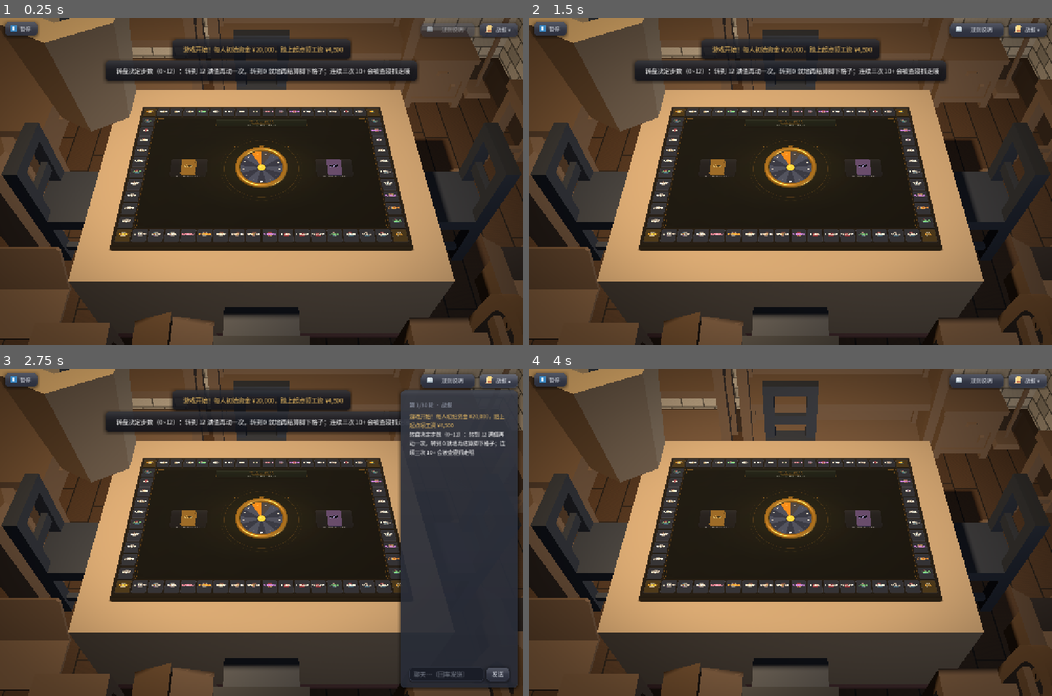
Above: before the commit, frames 1-4 (two rows, left to right).
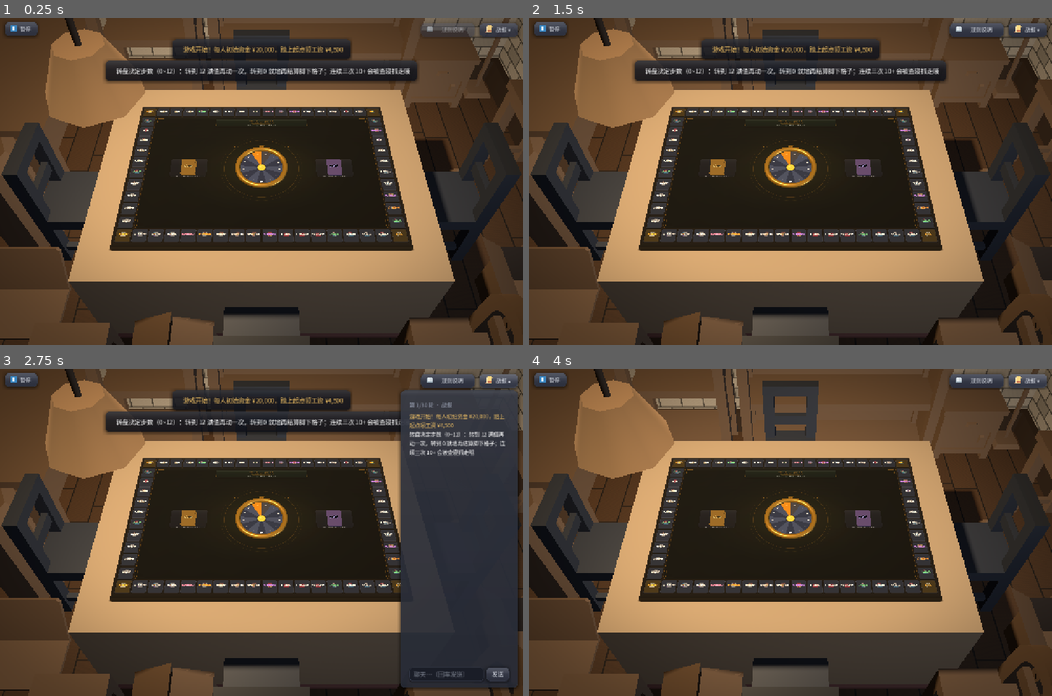
Above: after the commit, the same moments.

Repository: Lousync/dorm-monopoly
Game: Godot game, scene res://scenes/game.tscn
Same seed, same stepped clock (60 frames per second), same inputs: the game is played once before the commit and once after it. This scene is started directly instead of the project's main scene.
Inputs (mouse positions are in pixels of both pictures, inside the frame that each line leads up to):
- Up to frame 1 (0.25 s): no input
- Up to frame 2 (1.5 s): click "暂停" at 0.5 s; click "▶ 继续游戏" at 1.25 s
- Up to frame 3 (2.75 s): click "战报 ▾" at 2 s
- Up to frame 4 (4 s): click (973, 673) at 2.77 s; type "12" at 2.85 s; click "战报 ▴" at 3.5 s

The runs differ from the first frame. In frame 1, 5.0% of the frame differs, in the area x 0-28%, y 0-35%; in frame 2, 5.0%; in frame 3, 5.0%; in frame 4, 5.3%.
Error in both runs: Out of bounds get index '0' (on base: 'Array') (res://scripts/game.gd:2038)

Commit message:
3D 房间三期复核：吊灯改成程序化圆台（罩宽 2.50 + 压到家具那一档 + 自发光）
协调者判图：「两档里那盏吊灯都读成一块过大的奶白色楔形 / 六边形柱，从画面左上角
扎进来」——只修吊灯，其余（砖墙 / 木条地板 / 踢脚线 / 两侧家具 / 远墙铺满）不动。

**先量再改**（探针实测，不是推算）：
  * 改前那一版（.glb 各向同性 15.58）整盏 2.37 × 6.79 × 2.74 —— 罩子 2.37 宽 × 2.74 深
    × **2.77 高**：比它还高，所以读成柱子；
  * 它自带的两份材质 metal (0.48, 0.50, 0.51)（冷灰）/ lamp (0.55, 0.53, 0.43)（奶白），
    两块都亮过家具 0.281 与墙——屋里唯一一件没走 `_paint()` 的东西。

**为什么弃用 .glb（逐面量了口朝哪边）**：`lampRoundFloor` / `lampRoundTable` 的罩是
底宽顶窄（口朝下）且在杆顶 ⇒ 不翻过来吊不了；绕 X 翻 180° 又把口翻成朝上
（出图就是一口「能看见罩腔的盆」）。吊灯要求「罩在最下面 且 口朝下」——两者不可兼得。
⇒ 改成程序化（项目既有纪律：能用程序化画的就别加素材）：8 段 CylinderMesh 圆台
（口朝下、顶封住）+ 细杆 + 天花板底座，零新增素材。

**新尺寸**：罩口径 2.50 世界（0.50 m）× 高 1.40（宽:高 = 1.79:1）、罩口挂 3.0；
整盏 2.50 × 13.4 × 2.50，全在房间 x/z 之内。
**新材质**：杆 / 底座 = `_furn_mat`（与其余 17 件家具逐字同一份）；罩 =
(0.38, 0.26, 0.15) + 自发光 (1.0, 0.82, 0.58) @ 0.38（暖白，不是纯橙——纯橙那一档
出图是一只橙色塑料筒）。受光 + 自发光 ≈ 亮度 0.39：亮过家具、仍暗于桌垫 0.56。
**光本身一个数没动**（LAMP_* 在 table_3d.gd，本轮没碰那个文件）。

**layout_test 新增四条**（都在 Room/Pendant 上，与光那一段互不重叠）：
吊灯够到天花板 / 罩心平面落点在桌垫窗口之外（与「光源不在桌垫窗口内」同一把尺子）/
罩轮廓与桌垫四边形在屏幕上不相交（凸包 ⊗ 四边形求交，不是包围盒——包围盒虚大一圈，
第一次跑就假红）/ 灯杆与底座与家具同族。
load_all / layout_test 双双 PASS（555 ok），无 SCRIPT ERROR。

Diff:
--- a/scripts/room.gd
+++ b/scripts/room.gd
@@ -124,6 +124,10 @@
 ## （一期 Task 8 Step 0 的理由是"屋里出现两种木色会读成随手凑的"）—— 那条理由在**家具都是同一种
 ## 木料**时成立，而用户要的恰恰是"看得出哪件是哪件" ⇒ 拆开。
 var _chair_mat: StandardMaterial3D
+
+## 吊灯灯罩那一份材质（三期复核后加）：`PENDANT_SHADE_ALBEDO` + 自发光。理由见
+## `_build_pendant` 的"材质"那一段。
+var _pendant_shade_mat: StandardMaterial3D
 
 ## ---- 家具与椅子的材质（一期 Task 8 Step 0）----
 ##
@@ -273,6 +277,13 @@
 	_chair_mat = _lit_mat(CHAIR_ALBEDO, "")
 	_chair_mat.roughness = CHAIR_ROUGH
 	_chair_mat.metallic = CHAIR_METALLIC
+	# 吊灯灯罩（三期复核后改，见 `PENDANT_SHADE_ALBEDO` / `_build_pendant`）：**同族的暗暖色**
+	# ＋一点自发光。它是屋里**唯一一份带 emission 的材质** —— 那盏 `OmniLight3D` 照不到灯罩自己
+	#（N·L ≈ 0），不给自发光它就是一坨深灰。
+	_pendant_shade_mat = _lit_mat(PENDANT_SHADE_ALBEDO, "")
+	_pendant_shade_mat.emission_enabled = true
+	_pendant_shade_mat.emission = PENDANT_GLOW
+	_pendant_shade_mat.emission_energy_multiplier = PENDANT_GLOW_ENERGY
 
 ## 受光的粗糙材质。**不许用 UNSHADED** —— 那会让房间对吊灯与环境光毫无反应、
 ## 变成一块死平的贴图（与 `table_3d._build_table()` 里桌垫那段注释同一个道理）。
@@ -668,33 +679,45 @@
 #   * 平面位置 = `LAMP_LIGHT_POS` 的 (x, z) —— "挂在光的位置上"；
 #   * 高度**不能**用光的 y（10.0）：50° 俯角下画面顶端那条视线在 z = 0 处只到 y ≈ 5.06
 #     （默认档）—— 灯罩放在 y = 10 就是**永远不在画面里**（等于没做）。所以灯罩落到
-#     **y ∈ [2.6, 5.4]**：拉远端那一档整只入画，默认档上方被画面上沿裁掉一点（正常构图）；
-#     它在屏幕上的落点是**左上方那条空带**（默认档实测画布 x≈204 / y≈100 上下），
-#     **压不到棋盘**（棋盘上沿在画布 y≈230）。
-#
-# **模型**：`lampRoundFloor.glb`（Kenney，CC0，尺寸表里那 25 件之一）。
-#
-# **为什么是它、而且为什么要翻过来**（出图两轮才定）：
-#   * 先试的是 `lampSquareCeiling.glb`（名字最像吊灯）：实测它的灯罩是**方盒子、开口朝上**
-#     （`lamp` 面 y ∈ [0, 1.5]、金属杆从盒底升到 2.30）。摆上去是一口**开口朝上的箱子**
-#     （出图 `shots/room3_a_dollyfar_table_plain.png` 左上角就是它），读不出是灯。
-#   * `lampRoundFloor` 是**落地灯**：底座在 y = 0、灯杆到 7.61、**灯罩在顶
-#     （y ∈ [6.82, 8.60]）且开口朝下**。**绕 X 转 180°** 之后整个倒过来 ——
-#     底座变成**天花板底座**、灯杆朝下伸出、灯罩落到最下面**开口朝下**，这正是吊灯的样子。
-#     **只有"转过来"这一条路**：杆与罩的上下关系是模型定死的，靠摆位换不来。
-#   * ⚠ 绕 X 转 180° 会把 **(x, y, z) → (x, −y, −z)**：`x` 不变、**`z` 的偏移要反号**
-#     （见下面 `_build_pendant` 里那一行）。少反这一个号，灯罩就整体偏出去 1.2。
-const PENDANT_MODEL := "lampRoundFloor.glb"
-## 吊灯的缩放（**不是** `FURNITURE_SCALE`）。灯要**从天花板一直垂到画面里**：天花板在 16.0、
-## 灯罩口要落到 2.6 上下 ⇒ 整灯得拉到 `(16.0 − 2.6) / 0.86 = 15.58`（`0.86` = 模型 8.6 高归一）。
-## 顺带把灯罩放大到 2.37 宽（原 1.52）—— 参考图里那盏吊灯本来就比家具显眼。
-const PENDANT_SCALE := 15.58
+#     **y ∈ [2.6, 4.0]**（罩口到罩顶）：两档都整只入画，而罩口中心的画布落点是
+#     **(245, 211)** —— 在**左上方那条空带**里，**压不到棋盘**（棋盘上沿在画布 y≈230）。
+#
+# **几何用"程序化"而不是那批 `.glb`** —— 这是**量出来**的结论，不是偏好：
+#
+# 拿三个 Kenney 灯逐面量了"罩的口 / 顶哪边宽"（`surface_get_arrays` 的顶点，取上下各 10%
+# 那一圈的最大半径）：
+#   * `lampRoundFloor` 罩 `lamp` 面：底圈 1.71 / 顶圈 1.46 ⇒ **口朝下**（落地灯本来就该朝下）；
+#   * `lampRoundTable` 罩：底 1.71 / 顶 1.46 ⇒ 同上；
+#   * `lampSquareCeiling` 罩：底 1.70 / 顶 1.70 ⇒ 方盒，口朝上。
+#
+# 而**吊灯的形状要求两个条件同时成立**：罩在最下面 **且** 口朝下。落地灯的罩在**杆顶**
+# ⇒ 不翻过来就吊不了；**绕 X 翻 180° 又会把口翻成朝上**（出图实证：`shots/room3_g_…`
+# 里那口"朝上的六边形盆"、能看见罩腔）。
+# ⇒ 那两款模型的罩**两条件不可兼得**（罩与杆的上下关系是模型定死的，靠摆位换不来）。
+# 所以这一件走**程序化**：一个 `CylinderMesh` 圆台（口朝下、顶封住）+ 一根细杆 + 一块天花板底座
+# —— 与项目既有的那条纪律一致（"能用程序化手段画出来的就别加素材"，转盘 / 房子贴图 / 卡面
+# 都是这么做的），而且**零新增素材**。
+#
+# **尺寸**（协调者给的目标：罩宽 2.5~3.5 世界）：
+const PENDANT_SHADE_R := 1.25        # 罩**口**半径 ⇒ 宽 2.50 世界 = 0.50 m（一盏普通吊灯罩）
+const PENDANT_SHADE_TOP_R := 0.60    # 罩**顶**半径（收口；顶封住，从相机这一侧看过去是个盖）
+const PENDANT_SHADE_H := 1.40        # 罩高 —— **比宽小得多**（宽:高 = 1.79:1），
+                                     # 这一条是改版的要害：上一版罩高 2.77（比它还宽），读成一根柱子
+const PENDANT_ROD_R := 0.085         # 吊杆半径（细杆；它要一路顶到天花板 = 12 个单位长）
+const PENDANT_SEG := 8               # 段数：与 Kenney 那批的低模调子同一档（8 段 = 八棱圆台）
+## 天花板底座（贴着 `ROOM_CEIL_Y` 的那块小圆盘）的半径 / 厚。
+const PENDANT_PLATE_R := 0.42
+const PENDANT_PLATE_H := 0.30
+## 灯罩**口**（最下面那一圈）挂的世界高度。这是唯一的自由量：罩顶 = 它 + `PENDANT_SHADE_H`、
+## 吊杆从罩顶拉到天花板。取 **3.0** 是**画布判据**定的：`layout_test` 有一条
+## 「吊灯罩在屏幕上不遮住桌垫」（把罩子上下两圈口沿投影成凸包，与桌垫四边形求交）。
+## 2.6 那一档实测**刚好擦到桌垫左缘 ~2px**（罩子有一角伸到 x = −2.83，落在桌垫的 x 范围内，
+## 而它挂得越低、屏幕上就越往右下走）—— 抬到 3.0 之后实测余量 ≈18px。
+## 再往上抬会**削弱"这是吊着的"那件事**（默认档画面上沿只到 y ≈ 5.06，罩顶 4.4 已经是
+## 露出来的那截吊杆的下限了），所以 3.0 是这条画布判据与构图之间的平衡点。
+const PENDANT_SHADE_BOTTOM := 3.0
 
 func _build_pendant() -> void:
-	var packed: PackedScene = load("res://assets/models/%s" % PENDANT_MODEL)
-	if packed == null:
-		push_warning("房间缺吊灯模型：%s（跳过）" % PENDANT_MODEL)
-		return
 	var root := Node3D.new()
 	root.name = "Pendant"
 	add_child(root)
@@ -702,38 +725,82 @@
 	#（批次 12 A1 删台灯实物时留下的：树里不许再有那盏**台灯**）。那一条查的是**容器的直接
 	# 子节点**、挂在这里本来也不会撞；改叫 `Pendant` 是为了**读代码的人一眼分得清**
 	# ——"台灯的实物已删"与"这轮新加的吊灯"是两件事。
-	var mi := packed.instantiate() as Node3D
-	root.add_child(mi)
-	mi.scale = Vector3.ONE * PENDANT_SCALE
-	mi.rotation_degrees = Vector3(180.0, 0.0, 0.0)      # 倒过来：罩朝下、杆朝天板（见那段注释）
-	# 模型原点**不在灯的轴心上**（实测 AABB x ∈ [−0.16, 1.36]、z ∈ [−1.48, 0.28]，×10 之前）
-	# ⇒ 摆位要减掉半个身位才把灯**对准** `LAMP_LIGHT_POS` 那一点。
-	# **转了 180° 之后 z 反号**（`c.z` 变 `−c.z`），x 不变 —— 那一条别漏。
-	var ab := _model_aabb(packed)
-	var c := ab.get_center()
-	mi.position = Vector3(_lamp_light_pos.x - c.x * PENDANT_SCALE, ROOM_CEIL_Y,
-		_lamp_light_pos.z + c.z * PENDANT_SCALE)
-	_no_shadow(mi)
-	# **保留模型自带的两个材质**（灯罩的奶白 + 金属杆）—— 别的家具一律 `_paint` 成一色，
-	# 吊灯**不能**：灯罩就是要"亮一点"才读得出是灯。于是走 `_lit_shade()`：
-	#   ① 逐面压暗一档（`PENDANT_DIM`，与 `_dim_subtree` 同一套手法）；
-	#   ② **灯罩那一面自发光**（`PENDANT_GLOW`）。
 	#
-	# **② 不是装饰、是必须的**（出图实证）：那盏 `OmniLight3D` 就吊在**灯罩正上方 4.6 处**，
-	# 灯罩的侧面几乎是竖直的 ⇒ `N·L ≈ 0` ⇒ **灯罩自己是全场最暗的那块**（出图是一坨深灰，
-	# 见 `shots/room3_b_table_plain.png` 左上角）—— 一盏"灯"比墙还暗，读起来就是个障碍物。
-	# 灯罩本来就该是**里头的灯泡照亮的**，自发光正是这件事的近似。
+	# 三块都按 `LAMP_LIGHT_POS` 的 **(x, z)** 摆（"挂在光的位置上"），y 由 `PENDANT_*` 那几个定。
+	var axis := Vector3(_lamp_light_pos.x, 0.0, _lamp_light_pos.z)
+	var shade_top: float = PENDANT_SHADE_BOTTOM + PENDANT_SHADE_H
+	# ① 灯罩：圆台，**口朝下**（`bottom_radius` > `top_radius`）、**顶封住**（`cap_top`）。
+	#    相机在 50° 俯角上、灯罩又在桌上方的近处 ⇒ 看过去只会看到**顶盖 + 外壁**，
+	#    "能看见罩腔"那件事（上一版 .glb 的病灶）从根上没了。
+	var shade := MeshInstance3D.new()
+	shade.name = "Shade"
+	var scm := CylinderMesh.new()
+	scm.top_radius = PENDANT_SHADE_TOP_R
+	scm.bottom_radius = PENDANT_SHADE_R
+	scm.height = PENDANT_SHADE_H
+	scm.radial_segments = PENDANT_SEG
+	scm.cap_top = true
+	scm.cap_bottom = true
+	shade.mesh = scm
+	shade.material_override = _pendant_shade_mat
+	shade.position = axis + Vector3(0.0, PENDANT_SHADE_BOTTOM + PENDANT_SHADE_H * 0.5, 0.0)
+	shade.cast_shadow = GeometryInstance3D.SHADOW_CASTING_SETTING_OFF
+	root.add_child(shade)
+	# ② 吊杆：从罩顶一路拉到天花板（12 个单位长）。**它大半在画面之外**（默认档画面上沿在
+	#    z = 0 处只到 y ≈ 5.06）—— 露出来的那一小截正好是"这盏灯是吊着的"那句话。
+	var rod_h: float = ROOM_CEIL_Y - shade_top
+	var rod := MeshInstance3D.new()
+	rod.name = "Rod"
+	var rcm := CylinderMesh.new()
+	rcm.top_radius = PENDANT_ROD_R
+	rcm.bottom_radius = PENDANT_ROD_R
+	rcm.height = rod_h
+	rcm.radial_segments = PENDANT_SEG
+	rod.mesh = rcm
+	rod.material_override = _furn_mat          # **与其余 17 件家具同一份材质**（见下面"材质"那段）
+	rod.position = axis + Vector3(0.0, shade_top + rod_h * 0.5, 0.0)
+	rod.cast_shadow = GeometryInstance3D.SHADOW_CASTING_SETTING_OFF
+	root.add_child(rod)
+	# ③ 天花板底座（`ROOM_CEIL_Y` 之上那一小块圆盘）。**它永远不在画面里** —— 留着与
+	#    "吊杆要顶到天花板上"这件事对上，将来镜头一动不必回来补。
+	var plate := MeshInstance3D.new()
+	plate.name = "CeilingPlate"
+	var pcm := CylinderMesh.new()
+	pcm.top_radius = PENDANT_PLATE_R
+	pcm.bottom_radius = PENDANT_PLATE_R
+	pcm.height = PENDANT_PLATE_H
+	pcm.radial_segments = PENDANT_SEG
+	plate.mesh = pcm
+	plate.material_override = _furn_mat
+	plate.position = axis + Vector3(0.0, ROOM_CEIL_Y - PENDANT_PLATE_H * 0.5, 0.0)
+	plate.cast_shadow = GeometryInstance3D.SHADOW_CASTING_SETTING_OFF
+	root.add_child(plate)
+	# ---- 材质（三期复核后改，协调者判图 + 探针实测）----
+	#
+	# **病灶**：屋里每一件家具都走 `_paint()` 压成暗木调，**吊灯是唯一一件没压的** ——
+	# 探针量到它自带的 `metal (0.48, 0.50, 0.51)`（一块**冷灰**）与 `lamp (0.55, 0.53, 0.43)`
+	# （奶白），**两块都亮过家具（0.281）与墙（有效 0.52）** ⇒ 它是画面里唯一的亮色块。
+	# ⇒ 照家具那条口径走：
+	#   * **吊杆 / 底座** → `_furn_mat`（**与其余 17 件家具逐字同一份材质**，"同一族"就是这么落实的）；
+	#   * **灯罩** → `_pendant_shade_mat`：**同族的暗暖色**打底（`PENDANT_SHADE_ALBEDO`）
+	#     ＋**一点自发光**（`PENDANT_GLOW`）。
+	#
+	# **自发光不是装饰、是必须的**：那盏 `OmniLight3D` 就吊在灯罩正上方 4.6 处，罩壁几乎竖直
+	# ⇒ `N·L ≈ 0` ⇒ 光**照不到灯罩自己**（试过不给自发光：出图是一坨深灰，
+	# `shots/room3_b_table_plain.png` 左上角）。灯罩本来就该是**里头的灯泡照亮的** ——
+	# **底色先压到家具那一档、再靠它读出来**，才是对的次序。
 	# ⚠ 它**不是第二盏灯**：`emission` 只加在材质上、不产生任何光照，`layout_test` 那两条
 	#（"唯一投影源" / "补光恰好一盏"）数的是 `Light3D`，与它无关。
-	_lit_shade(mi, PENDANT_DIM, "lamp", PENDANT_GLOW, PENDANT_GLOW_ENERGY)
-
-## 吊灯灯罩的压暗系数（见 `_build_pendant`）。出图调的一档：再亮就成"一块白斑"。
-const PENDANT_DIM := 0.55
-## 灯罩的自发光色 / 强度。暖橙（与 `table_3d.LAMP_COLOR` 同族的暖），强度取到
-## "看得出它在亮、但不至于白成一块板"那一档（出图调的：0.85 时出图是一整块发白的方块，
-## 见 `shots/room3_c_dollyfar_table_plain.png` 左上角；0.30 那一档灯罩有自己的明暗）。
-const PENDANT_GLOW := Color(1.0, 0.62, 0.30)
-const PENDANT_GLOW_ENERGY := 0.30
+
+## 灯罩的面色：**与家具同族的暗暖色**（比 `FURN_ALBEDO (0.34, 0.27, 0.21)` 稍暗、更偏琥珀）。
+const PENDANT_SHADE_ALBEDO := Color(0.38, 0.26, 0.15)
+## 灯罩的自发光色 / 强度。**暖白**（不是纯橙）—— 纯橙的自发光会把罩子染成一块**饱和橙**
+## （上一版 `(1.0, 0.56, 0.26) @ 0.45` 出图就是一只橙色塑料筒，见 `shots/room3_g_*` 那两轮）。
+## 现在这组：`albedo×受光 + emission×energy ≈ (0.49, 0.39, 0.27)`（亮度 0.39、R/B ≈ 1.8）——
+## **亮过家具（0.281）、仍暗于桌垫（0.56）**，"灯在亮着"读得出来，但抢不走棋盘。
+## 强度 0.38 是出图调的第三档（0.85 白成一块板 → 0.45 饱和橙 → 0.38 暖白）。
+const PENDANT_GLOW := Color(1.0, 0.82, 0.58)
+const PENDANT_GLOW_ENERGY := 0.38
 
 ## 桌下那块地毯（一期 Task 8 Step 0）。**"把桌子锚在地上"最省的一手，且不挡棋盘**
 ##（它整个躺在 `FLOOR_Y` 上、比桌面低 3.7，从取景轨道上任何位置都看不进桌垫）。
@@ -853,37 +920,6 @@
 ## 按面覆盖才保得住模型自带的分工。
 ## 复制一份再改：`instantiate()` 出来的材质与 `PackedScene` **共用同一份资源**，
 ## 直接改会污染缓存里的那份（同一场景第二次实例化就带着上一次的改动）。
-## `_dim_subtree` 的**带自发光**版（吊灯用，见 `_build_pendant`）：逐面复制材质、乘 `factor`，
-## 再把**名字等于 `glow_name` 的那一面**点亮（`emission_color` / `emission_energy_multiplier`）。
-##
-## **为什么按面名认灯罩**：Kenney 那几个灯的 `.glb` 里每个面带自己的 `resource_name`
-##（实测吊灯是 `lamp` 与 `metal` 两个面 —— 见 `_build_pendant` 那段）。按名字认比"按尺寸
-## 猜哪一面是罩"稳；真认不出来（名字变了）时**不会崩**：一个面都不点亮，灯罩退回纯受光。
-##
-## 与 `_dim_subtree` 同一条纪律：**复制一份再改** —— 材质与 `PackedScene` 共用同一份资源，
-## 直接改会污染缓存（同一场景第二次实例化就带着上一次的改动）。
-static func _lit_shade(root: Node, factor: float, glow_name: String,
-		glow: Color, glow_energy: float) -> void:
-	for n in root.find_children("*", "GeometryInstance3D", true, false):
-		var gi := n as GeometryInstance3D
-		if gi is not MeshInstance3D:
-			continue
-		var mesh := (gi as MeshInstance3D).mesh
-		if mesh == null:
-			continue
-		for s in mesh.get_surface_count():
-			var src := gi.get_active_material(s) as BaseMaterial3D
-			if src == null:
-				continue
-			var m := src.duplicate() as BaseMaterial3D
-			m.albedo_color = Color(m.albedo_color.r * factor, m.albedo_color.g * factor,
-				m.albedo_color.b * factor, m.albedo_color.a)
-			if String(src.resource_name) == glow_name:
-				m.emission_enabled = true
-				m.emission = glow
-				m.emission_energy_multiplier = glow_energy
-			gi.set_surface_override_material(s, m)
-
 static func _dim_subtree(root: Node, factor: float) -> void:
 	for n in root.find_children("*", "GeometryInstance3D", true, false):
 		var gi := n as GeometryInstance3D
--- a/tests/layout_test.gd
+++ b/tests/layout_test.gd
@@ -621,6 +621,78 @@
 						rug_log += "%s " % bn_r.name
 			_check(rug_hit == 0,
 				"地毯不压到任何一把椅子（压到 %d 把：%s —— 地毯大一圈就「坐到地毯上」了）" % [rug_hit, rug_log])
+
+			# ---- 三期：吊灯的**可见几何**（`Room/Pendant`）----
+			# 三条一起钉。它对应的是简报里那三条要求（"一盏看得见的吊灯 / 挂在光的位置附近 /
+			# **别改光本身**"），而**光**那一边由上面「唯一主光源 + 桌面照度均匀」那一整段守着
+			#（`LAMP_*` 一个数都不许动 ⇒ 这一段只量**新加的几何**，两者互不重叠）。
+			#
+			#   ① **吊杆顶到天花板**（`ROOM_CEIL_Y`）—— 少了它，灯就是"浮在桌上方的半截"。
+			#   ② **灯罩在桌上方的光位附近**：平面落点 = `LAMP_LIGHT_POS` 的 (x, z)（容差 0.05）。
+			#      这条挡的是"把灯挪到桌子正中 / 挪到墙角"——那种改法一眼看过去"也挺好看"，
+			#      而它已经不是"挂在光的位置上"了。
+			#   ③ **灯罩的屏幕脚印不压在桌垫窗口上**（协调者给的判据："默认档下它不许压到棋盘"）。
+			#      量法：把灯罩世界 AABB 的八个角过 `world_to_canvas_px` 投影成画布矩形，
+			#      与 `TEX_WINDOW_PX`（= 桌垫在画布上的那一块）比相交。**同一把尺子**：
+			#      下面"光源不在桌垫窗口内"那条量的是**光点**，这条量的是**罩子的体**。
+			#      **变红验证**：把 `room.gd.PENDANT_SHADE_BOTTOM` 从 2.6 降到 1.6 ⇒ 罩子沉下来、
+			#      立刻压到左边那一列格子 ⇒ 这条先红（出图 `shots/room_c_bad_*` 那种）。
+			var pend: Node = room.get_node_or_null("Pendant")
+			_check(pend != null, "房间挂着吊灯（`Room/Pendant` —— 光有可见载体了）")
+			if pend != null:
+				var pend_box := _subtree_world_aabb(pend)
+				_check(absf(pend_box.end.y - GameRoom.ROOM_CEIL_Y) < 0.05,
+					"吊灯一路够到天花板（整盏顶面 y=%.2f == ROOM_CEIL_Y=%.2f —— 杆不够长就是浮着的一截）"
+						% [pend_box.end.y, GameRoom.ROOM_CEIL_Y])
+				var sh: Node = pend.get_node_or_null("Shade")
+				var sb := _self_world_aabb(sh)
+				_check(sb.size != Vector3.ZERO, "吊灯有灯罩（`Pendant/Shade` 量得到几何）")
+				if sb.size != Vector3.ZERO:
+					var sc: Vector3 = sb.get_center()
+					_check(absf(sc.x - t3.LAMP_LIGHT_POS.x) < 0.05 and absf(sc.z - t3.LAMP_LIGHT_POS.z) < 0.05,
+						"灯罩挂在吊灯光位附近（罩心 (%.2f, %.2f) vs LAMP_LIGHT_POS (%.2f, %.2f)）"
+							% [sc.x, sc.z, t3.LAMP_LIGHT_POS.x, t3.LAMP_LIGHT_POS.z])
+					# ③-a **平面落点**（协调者给的判据原话）：罩心的平面落点要在桌垫窗口之外。
+					#     **与"光源不在桌垫窗口内"那条同一把尺子**（`world_to_canvas_px`
+					#     + `TEX_WINDOW_PX`）—— 灯罩挂的就是光那一点，所以这两条本来就该同结论。
+					var cpx: Vector2 = t3.world_to_canvas_px(sc)
+					_check(not t3.TEX_WINDOW_PX.has_point(cpx),
+						"灯罩的平面落点在桌垫窗口之外（罩心画布 %s —— 与那条「光源不在桌垫窗口内」同一把尺子）" % cpx)
+					# ③-b **屏幕上不遮住桌垫** —— ③-a 只是**平面落点**这一点，而"压没压到棋盘"
+					#     说的是**遮挡**，两者在"灯吊在桌面上方"时并不等价（罩子在 2.6~4.0 高处，
+					#     它挡住的是**更远**那一块桌面，不是它正下方那一块）。
+					#     ⇒ 真正要钉的是**相机投影下**的遮挡，量法：
+					#       ① 罩子上下两圈口沿各取 16 点，投影到屏幕，取**凸包**（罩子是圆台、
+					#          它的轮廓就是这两圈的凸包 ⇒ 这是**精确**轮廓，不是包络）；
+					#       ② 桌垫四角走 `table_mesh.global_transform * uv_to_world` 投影成四边形；
+					#       ③ `Geometry2D.intersect_polygons`——**空 = 不遮住**。
+					#     **为什么不是"两个包围盒比相交"**：那是拿**矩形**替**圆台 / 斜四边形**，
+					#     虚大的那一圈会把"其实一格没盖"报成盖住（这一条第一次跑就是这么假红的，
+					#     实测两个包围盒交 103×85px，而轮廓多边形不相交）。
+					#     两个半径**从 mesh 上读**（`CylinderMesh.bottom_radius` / `top_radius`），
+					#     不抄 `room.gd` 的常量 —— 与全文件"不把实现重述一遍"同一条纪律。
+					var scm := (sh as MeshInstance3D).mesh as CylinderMesh
+					var rim: Array = []
+					if scm != null:
+						rim = [[scm.bottom_radius, sb.position.y], [scm.top_radius, sb.end.y]]
+					_check(rim.size() == 2,
+						"（前提）灯罩是圆台、量得到上下两个半径（否则下面那条恒真）")
+					var sh_pts := PackedVector2Array()
+					for ring in rim:
+						for i_k in 16:
+							var ang: float = TAU * float(i_k) / 16.0
+							var r_k: float = float(ring[0])
+							sh_pts.append(t3.camera.unproject_position(Vector3(
+								sc.x + cos(ang) * r_k, float(ring[1]), sc.z + sin(ang) * r_k)))
+					var mat_quad := PackedVector2Array()
+					for uv in [Vector2(0.0, 0.0), Vector2(1.0, 0.0), Vector2(1.0, 1.0), Vector2(0.0, 1.0)]:
+						mat_quad.append(t3.camera.unproject_position(
+							t3.table_mesh.global_transform * TableGeometry.uv_to_world(uv, t3.TABLE_SIZE)))
+					var hull := Geometry2D.convex_hull(sh_pts)
+					var inter := Geometry2D.intersect_polygons(hull, mat_quad)
+					_check(inter.is_empty(),
+						"吊灯罩在屏幕上不遮住桌垫（罩轮廓 %d 点 ⊗ 桌垫四边形 = %d 块交 —— 默认档）"
+							% [hull.size(), inter.size()])
 
 	# ---- 批次 6 Task 1 → 批次 13 ⑦⑧：台灯（唯一主光源）+ 桌面照度均匀 ----
 	# 观感的主角仍是**光**：全场只有一盏 `OmniLight3D`（`lamp_light`），它同时是**唯一**的
